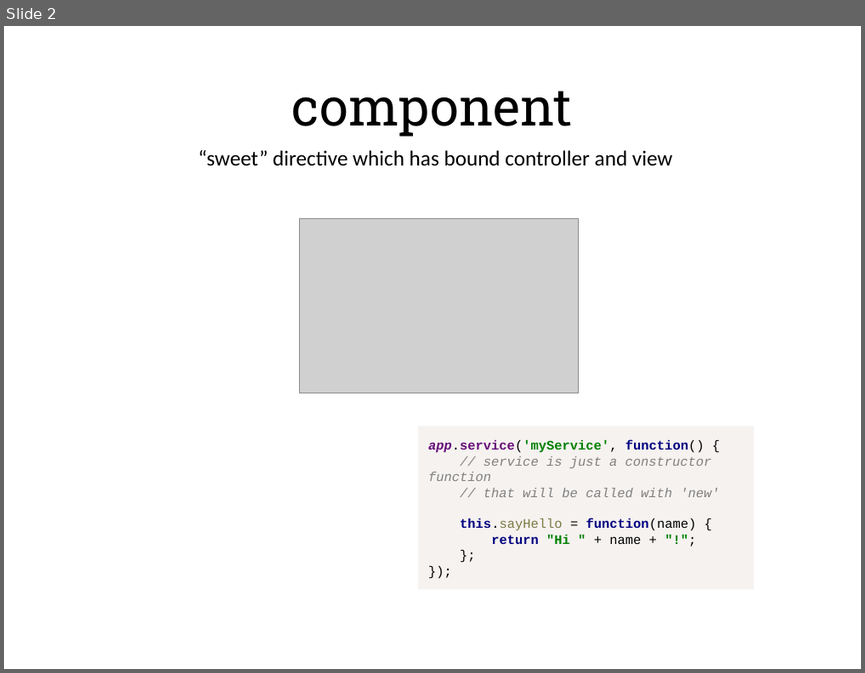
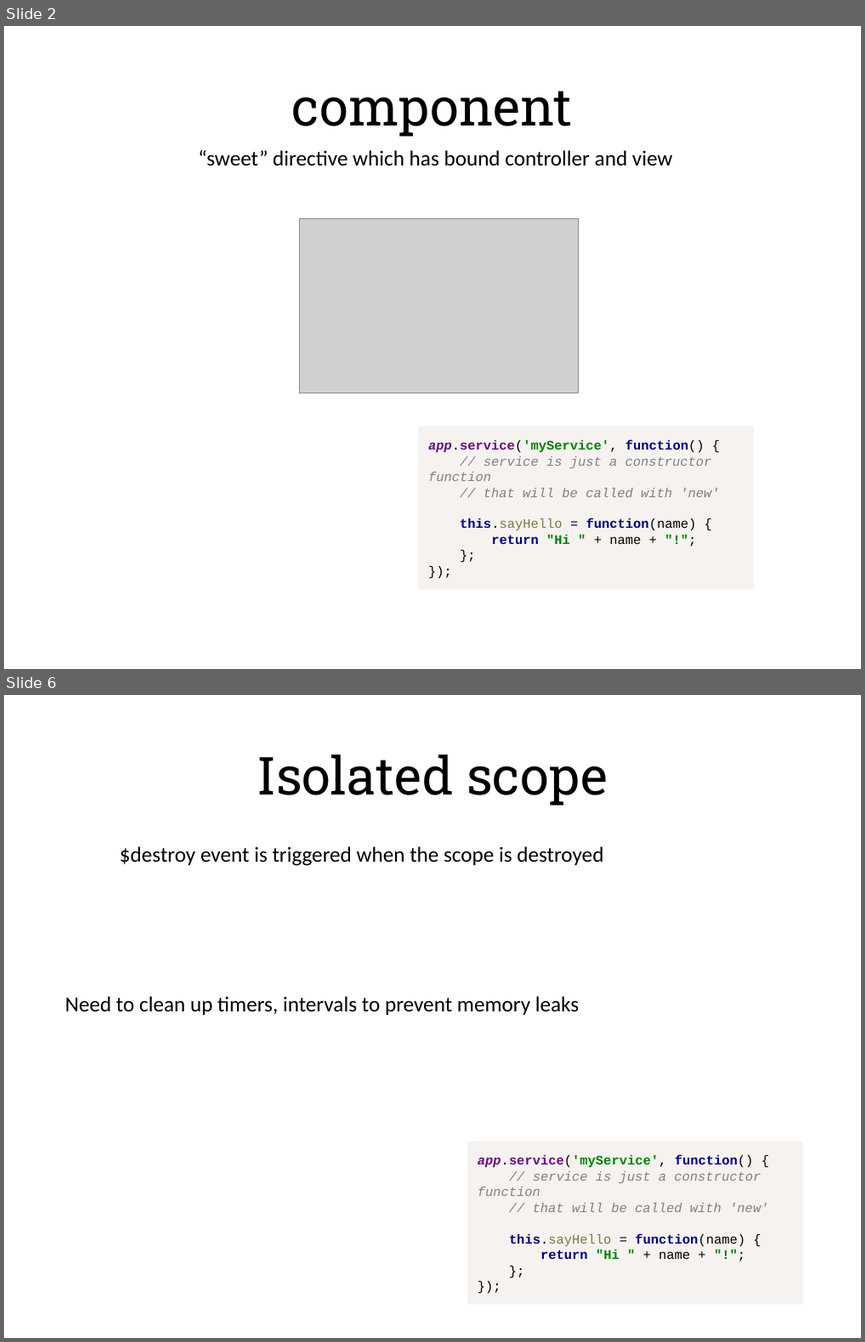
Before and after one commit to alexeymatveevp/angularjs-course, a slide deck: docs/03_directives.pptx. Shown one above the other, each under a label of ours: slide 2 before the commit, slides 2 and 6 after it; the slides between them are not shown. The pictures are 865x673 and 865x1342 pixels, drawn with LibreOffice and Linux fonts; fonts in the diff are those of the drawing; grey boxes stand for pictures. Boxes give left, top, right and bottom in pixels: in the first picture for what was removed or moved away, otherwise in the second. Text is boxed around its words. In the diff, an @@ line names an element or a change of style, - is before the commit and + after.

```diff
--- a/docs/03_directives.pptx
+++ b/docs/03_directives.pptx
@@ slide 6 added at [4, 695, 861, 1338], background #FFFFFF @@
@@ title added at [256, 755, 608, 805], 44 pt, text #000000 @@
+Isolated scope
@@ text added at [120, 846, 603, 866], 18 pt, text #000000 @@
+$destroy event is triggered when the scope is destroyed
@@ text added at [65, 996, 579, 1015], 18 pt, text #000000 @@
+Need to clean up timers, intervals to prevent memory leaks
@@ rectangle added at [467, 1141, 803, 1304], fill #F5F2F0, 11 pt, text #808080 @@
+app.service('myService', function() {
+// service is just a constructor function
+// that will be called with 'new'
+this.sayHello = function(name) {
+return "Hi " + name + "!";
+};
+});
```
Also in this commit, not shown: 4 other slides added, 12 other files.
